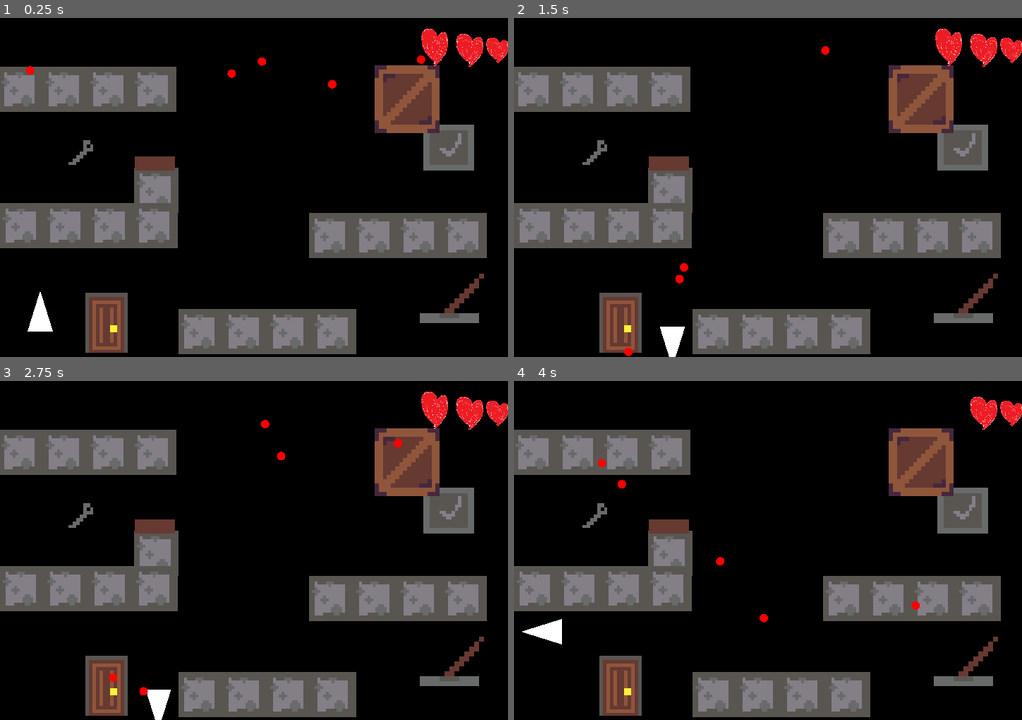
Above: before the commit, frames 1-4 (two rows, left to right).
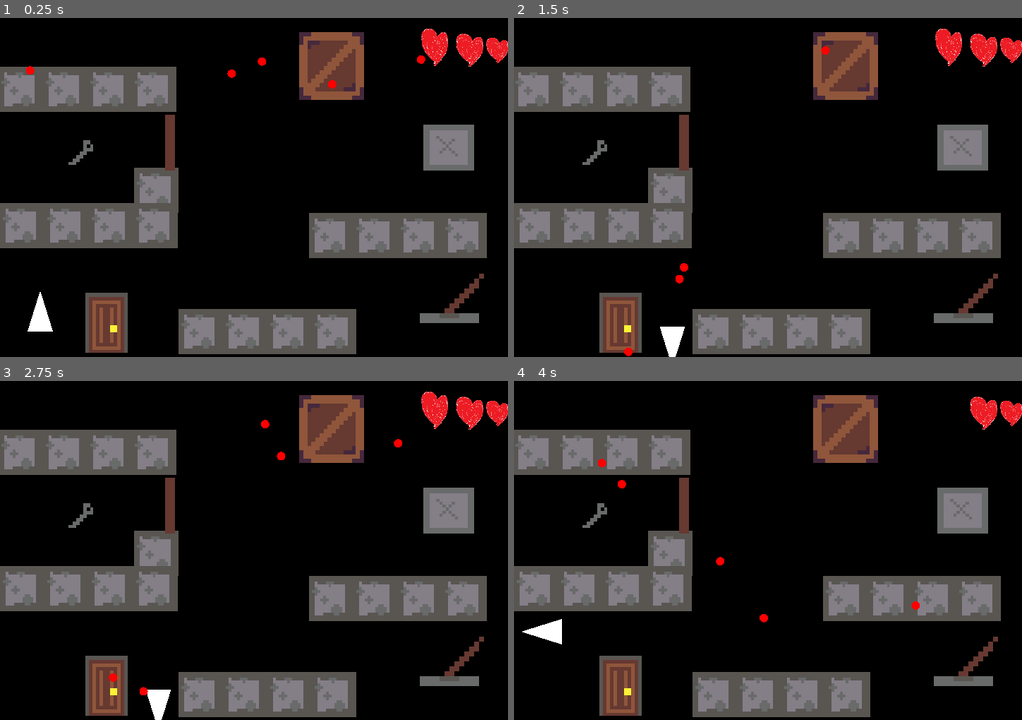
Above: after the commit, the same moments.

Repository: SabrinaRoss/Braincelll-Limited
Game: Godot game, scene res://Levels/4-2.tscn
Same seed, same stepped clock (60 frames per second), same inputs: the game is played once before the commit and once after it. The project has no main scene, so this scene is started directly.
Inputs:
- Up to frame 1 (0.25 s): no input
- Up to frame 2 (1.5 s): hold D (move_right) 0.53-1.28 s; hold Space (drop_items) 0.53-1.28 s; hold S (move_down) from 1.28 s (still down); tap Space (drop_items) at 1.35 s
- Up to frame 3 (2.75 s): release S (move_down) at 2.03 s; hold D (move_right) from 2.03 s (still down); hold Space (drop_items) from 2.03 s (still down)
- Up to frame 4 (4 s): tap Enter at 2.75 s; release D (move_right) at 2.78 s; release Space (drop_items) at 2.78 s; hold W (move_up) 2.78-3.53 s; tap Space (drop_items) at 2.85 s; hold A (move_left) from 3.53 s (still down); hold Space (drop_items) from 3.53 s (still down)

The runs differ from the first frame. In frame 1, 6.2% of the frame differs, in the area x 26-93%, y 4-45%; in frame 2, 6.2%; in frame 3, 6.2%; in frame 4, 6.2%.

Commit message:
...

Diff:
--- a/Levels/4-2.tscn
+++ b/Levels/4-2.tscn
@@ -1,17 +1,17 @@
 [gd_scene load_steps=23 format=3 uid="uid://b51jskviblhnv"]
 
-[ext_resource type="Script" path="res://Scene/Puzzle1_Bullets.gd" id="1_fgl1p"]
-[ext_resource type="PackedScene" uid="uid://nxq0nqo6wenl" path="res://Objects/lever.tscn" id="1_kigtb"]
-[ext_resource type="PackedScene" uid="uid://bfjw86td62c56" path="res://Objects/collectable.tscn" id="2_b11rt"]
-[ext_resource type="PackedScene" uid="uid://bvvagbbxtv4pk" path="res://Objects/crate.tscn" id="3_8yir4"]
-[ext_resource type="PackedScene" uid="uid://bmtq6akmju8la" path="res://Objects/pressure_plate.tscn" id="4_wnhkk"]
-[ext_resource type="Texture2D" uid="uid://cuflnj7d4x60" path="res://Resources/wall.png" id="5_qe6wv"]
-[ext_resource type="Script" path="res://Objects/Door.gd" id="6_xt02a"]
-[ext_resource type="Texture2D" uid="uid://dn47uayasyni6" path="res://Resources/door.png" id="7_r504g"]
-[ext_resource type="PackedScene" uid="uid://m4rkt6m8u11q" path="res://Objects/exit_door.tscn" id="8_si4m5"]
-[ext_resource type="PackedScene" uid="uid://b3rbtn8vtcgbi" path="res://Player/Player.tscn" id="9_anrgw"]
-[ext_resource type="PackedScene" uid="uid://0vdlxgl2ff8r" path="res://Health/heart.tscn" id="10_io8ke"]
-[ext_resource type="PackedScene" uid="uid://ccydqh08yjxod" path="res://Scene/item_holder.tscn" id="11_p7m0o"]
+[ext_resource type="Script" path="res://Scene/Puzzle1_Bullets.gd" id="1_louhy"]
+[ext_resource type="PackedScene" uid="uid://nxq0nqo6wenl" path="res://Objects/lever.tscn" id="2_3j1ks"]
+[ext_resource type="PackedScene" uid="uid://bfjw86td62c56" path="res://Objects/collectable.tscn" id="3_lq4u7"]
+[ext_resource type="PackedScene" uid="uid://bvvagbbxtv4pk" path="res://Objects/crate.tscn" id="4_rbp07"]
+[ext_resource type="PackedScene" uid="uid://bmtq6akmju8la" path="res://Objects/pressure_plate.tscn" id="5_m4ba7"]
+[ext_resource type="Texture2D" uid="uid://cuflnj7d4x60" path="res://Resources/wall.png" id="6_ig7la"]
+[ext_resource type="Script" path="res://Objects/Door.gd" id="7_xmeuq"]
+[ext_resource type="Texture2D" uid="uid://dn47uayasyni6" path="res://Resources/door.png" id="8_uckc4"]
+[ext_resource type="PackedScene" uid="uid://m4rkt6m8u11q" path="res://Objects/exit_door.tscn" id="9_1jf56"]
+[ext_resource type="PackedScene" uid="uid://b3rbtn8vtcgbi" path="res://Player/Player.tscn" id="10_jmqtw"]
+[ext_resource type="PackedScene" uid="uid://ccydqh08yjxod" path="res://Scene/item_holder.tscn" id="11_jm8b4"]
+[ext_resource type="PackedScene" uid="uid://0vdlxgl2ff8r" path="res://Health/heart.tscn" id="12_6ecij"]
 
 [sub_resource type="RectangleShape2D" id="RectangleShape2D_clc7y"]
 size = Vector2(251, 64)
@@ -58,26 +58,26 @@
 }]
 
 [node name="Node2D" type="Node2D"]
-script = ExtResource("1_fgl1p")
-
-[node name="Lever" parent="." instance=ExtResource("1_kigtb")]
+script = ExtResource("1_louhy")
+
+[node name="Lever" parent="." instance=ExtResource("2_3j1ks")]
 position = Vector2(641, 397)
 scale = Vector2(7, 7)
 collision_layer = 27
 collision_mask = 31
 
-[node name="Collectable" parent="." instance=ExtResource("2_b11rt")]
+[node name="Collectable" parent="." instance=ExtResource("3_lq4u7")]
 position = Vector2(117, 189)
 collision_layer = 16
 collision_mask = 7
 
-[node name="Crate" parent="." instance=ExtResource("3_8yir4")]
-position = Vector2(577, 117)
+[node name="Crate" parent="." instance=ExtResource("4_rbp07")]
+position = Vector2(470, 70)
 scale = Vector2(0.5, 0.5)
 collision_layer = 16
 collision_mask = 7
 
-[node name="PressurePlate" parent="." instance=ExtResource("4_wnhkk")]
+[node name="PressurePlate" parent="." instance=ExtResource("5_m4ba7")]
 position = Vector2(636, 180)
 scale = Vector2(7, 7)
 collision_layer = 1
Not shown: 8 places in Levels/4-2.tscn that only renumber resources
